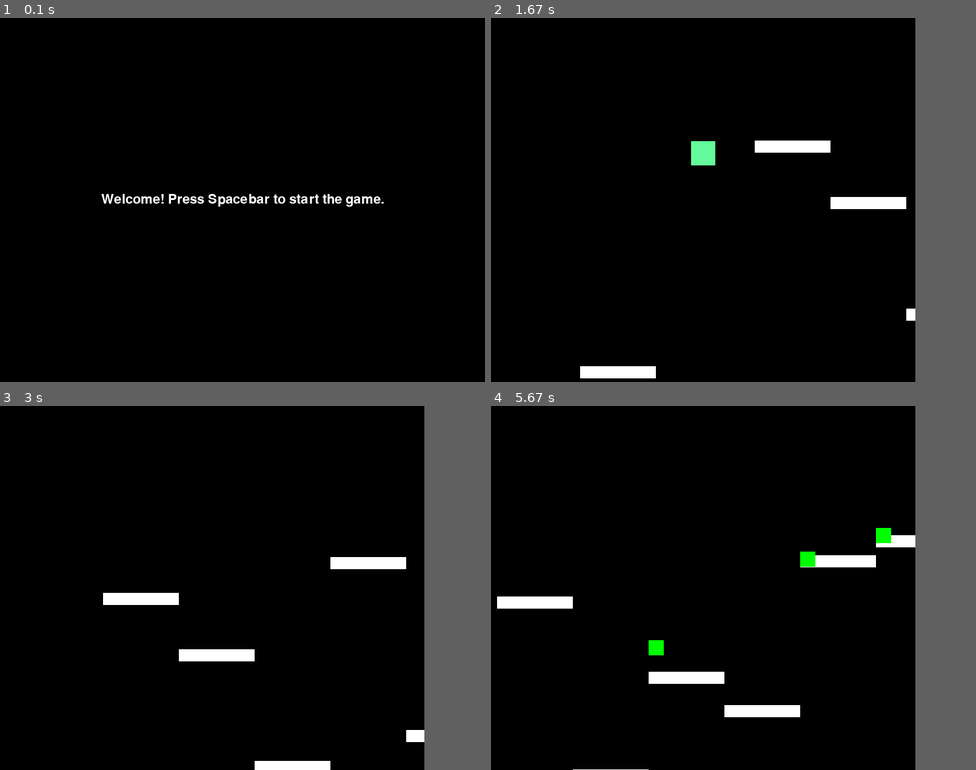
Above: before the commit, frames 1-4 (two rows, left to right).
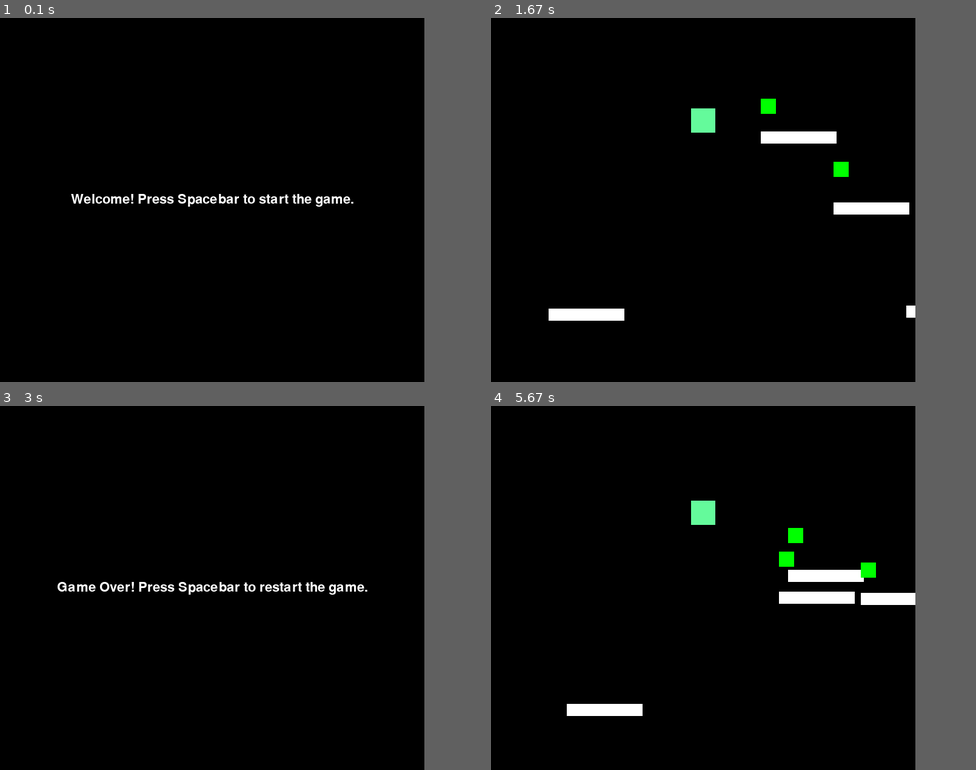
Above: after the commit, the same moments.

Repository: gavinraym/alphaPygame
Game: pygame game, started from platformer/main.py
Same seed, same stepped clock (60 frames per second), same inputs: the game is played once before the commit and once after it.
Inputs:
- Up to frame 1 (0.1 s): no input
- Up to frame 2 (1.67 s): tap Space at 0.33, 0.73, 1.03 s
- Up to frame 3 (3 s): tap Space at 2.97 s
- Up to frame 4 (5.67 s): tap Space at 3.27, 4.47, 4.87, 5.17 s
In our replay, in frame 1 the window is 800x600 before the commit and 700x600 after it. These sizes can differ from the game's own. Grey fills any space a smaller window leaves; there, only what the larger window draws over its background counts as a difference.

The runs differ from the first frame. In frame 1, 1.0% of the frame differs, in the area x 14-80%, y 48-52%; in frame 2, 3.3%; in frame 3, 2.9%; in frame 4, 5.2%, in the area x 1-88%, y 26-100%.

Commit message:
Integrated code from 5/30

Diff:
--- a/platformer/game_loop.py
+++ b/platformer/game_loop.py
@@ -0,0 +1,70 @@
+import pygame
+from platforms import Platform
+from player import Player
+from green_square import GreenSquare
+import sprites
+from settings import *
+import random
+
+class GameLoop():
+    def __init__(self):
+        self.player = Player()
+        self.frame_count = PLATFORM_FREQUENCY
+
+    def start(self):
+        # Erase all current sprites
+        sprites.platforms.empty()
+        sprites.platforms.add(Platform(WINDOW_WIDTH // 2, WINDOW_HEIGHT - 150))
+        sprites.player.empty()
+        self.player = Player()
+        sprites.player.add(self.player)
+        sprites.green_squares.empty()
+        self.create_platforms()
+        CHANGE_STATE("running")
+
+    def create_platforms(self):
+        random_height = random.randint(50, WINDOW_HEIGHT - PLATFORM_HEIGHT - 150)
+        x = WINDOW_WIDTH # Starting x-coordinate for the first platform
+        y = WINDOW_HEIGHT - PLATFORM_HEIGHT - random_height  # y-coordinate for all platforms
+
+        platform = Platform(x, y)
+        sprites.platforms.add(platform)
+
+    # Randomly create green squares
+        if random.random() < 0.8:  # Adjust the probability as needed
+            green_square = GreenSquare(x, y - SQUARE_SIZE)
+            sprites.green_squares.add(green_square)
+
+    def update(self, window):
+        for event in pygame.event.get():
+            if event.type == pygame.QUIT:
+                result = False
+            elif event.type == pygame.KEYDOWN:
+                if event.key == pygame.K_SPACE:
+                    self.player.jump()
+
+
+        # Auto-scroll the platforms and green squares
+        for platform in sprites.platforms.sprites():
+            platform.rect.move_ip(-5, 0)
+        for green_square in sprites.green_squares.sprites():
+            green_square.rect.move_ip(-5, 0)
+
+        # Indevidual platform update
+        for platform in sprites.platforms:
+            platform.update()
+
+        # Create new platforms
+        self.frame_count -= 1
+        if self.frame_count == 0:
+            self.create_platforms()
+            self.frame_count = PLATFORM_FREQUENCY
+
+        # Update
+        self.player.update()
+
+        # Draw
+        window.fill((0, 0, 0))
+        sprites.player.draw(window)
+        sprites.platforms.draw(window)
+        sprites.green_squares.draw(window)
--- a/platformer/game_over.py
+++ b/platformer/game_over.py
@@ -1,41 +1,28 @@
 import pygame
 import sys
+from settings import *
 
 class EndScreen:
-    def __init__(self, width, height):
-        self.width = width
-        self.height = height
-        self.screen = pygame.display.set_mode((width, height))
-        self.font = pygame.font.Font(None, 36)
-        self.text = "Game Over"
-        self.text_rect = None
-        self.button = pygame.Rect(width // 2 - 50, height // 2 + 50, 100, 50)
-        self.button_text = "Play Again"
-        self.button_text_rect = None
+    def __init__(self):
+        self.text = FONT.render(FAREWELL, True, (255, 255, 255))
 
-    def draw(self):
-        self.screen.fill((0, 0, 0))  # Black background
-
-        # Draw the game over text
-        self.text_rect = self.font.render(self.text, True, (255, 255, 255)).get_rect(center=(self.width // 2, self.height // 2 - 50))
-        self.screen.blit(self.font.render(self.text, True, (255, 255, 255)), self.text_rect)
-
-        # Draw the play again button
-        pygame.draw.rect(self.screen, (0, 255, 0), self.button)
-        self.button_text_rect = self.font.render(self.button_text, True, (0, 0, 0)).get_rect(center=self.button.center)
-        self.screen.blit(self.font.render(self.button_text, True, (0, 0, 0)), self.button_text_rect)
-
-        pygame.display.flip()
+    def draw(self, window):
+        window.fill((0, 0, 0))  # Black background
+        text_width, text_height = FONT.size(FAREWELL)
+        x = (window.get_width() // 2) - (text_width // 2)
+        y = (window.get_height() // 2) - (text_height // 2)
+        window.blit(self.text, (x, y))
 
     def handle_events(self):
         for event in pygame.event.get():
             if event.type == pygame.QUIT:
-                pygame.quit()
-                sys.exit()
-            elif event.type == pygame.MOUSEBUTTONDOWN and event.button == 1:
-                mouse_pos = pygame.mouse.get_pos()
-                if self.button.collidepoint(mouse_pos):
-                    # Play again button clicked
-                    return True
+                CHANGE_STATE(False)
+            elif event.type == pygame.KEYDOWN:
+                if event.key == pygame.K_SPACE:
+                    CHANGE_STATE("restart")
 
         return False
+
+    def update(self, window):
+        self.draw(window)
+        self.handle_events()
--- /dev/null
+++ b/platformer/green_square.py
@@ -0,0 +1,22 @@
+import pygame
+from settings import *
+import sprites
+
+  # GreenSquare class
+class GreenSquare(pygame.sprite.Sprite):
+    def __init__(self, x, y):
+        super().__init__()
+        self.image = pygame.Surface((SQUARE_SIZE, SQUARE_SIZE))
+        self.image.fill("green")
+        self.rect = self.image.get_rect()
+        self.rect.x = x
+        self.rect.y = y
+
+    # def update(self):
+        # self.rect.move_ip(-5, 0)  # Auto-scroll the green squares
+
+        # Check collision with player
+        # if pygame.sprite.spritecollide(self, sprites.player, False):
+        #     ADD_POINTS(1)
+        #     self.kill()
+        #     print("Points:", POINTS)
--- a/platformer/main.py
+++ b/platformer/main.py
@@ -1,80 +1,53 @@
-from settings import *
+# Initialize Pygame
 import pygame
 import sys
-import player
-import platforms
-import sprites
-from main_menu import MainMenu
-from game_over import EndScreen
+pygame.init()
+pygame.font.init()
 
-# Initialize Pygame
-pygame.init()
-
-pygame.init()
-screen = pygame.display.set_mode((800, 600))
-font = pygame.font.Font(None, 32)
-
-main_menu = MainMenu(screen, font)
-main_menu.run()
-end_screen = EndScreen(WINDOW_WIDTH , WINDOW_HEIGHT)
-
-# Define states, Menu, Start, Game, GameOver
-current_state = "Start"
-# Create the game window
+# Initializing window
+from settings import *
 window = pygame.display.set_mode((WINDOW_WIDTH, WINDOW_HEIGHT))
 pygame.display.set_caption("Auto-Scroller Platformer")
 clock = pygame.time.Clock()
 
-def game_over():
-    pygame.quit()
-    sys.exit()
+# Initialize modules
+from main_menu import MainMenu
+from game_loop import GameLoop
+from game_over import EndScreen
+main_menu = MainMenu()
+game_loop = GameLoop()
+end_screen = EndScreen()
 
-player.start()
-platforms.start()
+state = True
+# Run main loop
+while state:
+    state = GET_STATE()
+    if state == "main_menu":
+        # Show main menu
+        main_menu.update(window)
 
+    elif state == "start":
+        # Start a new game
+        game_loop.start()
 
+    elif state == "running":
+        # Run the game
+        game_loop.update(window)
 
+    elif state == "game_over":
+        # Show game over screen
+        end_screen.update(window)
 
+    elif state == "restart":
+        # Reset game-specific variables here, like score, etc.
+        RESET_POINTS()
+        # Change the state
+        CHANGE_STATE("start")
 
-# Game loop
-running = True
+    # Refresh the display
+    pygame.display.flip()
+    clock.tick(FPS)
 
-while running:
-    # Event handling
-    for event in pygame.event.get():
-        if event.type == pygame.QUIT:
-            running = False
-        elif event.type == pygame.KEYDOWN:
-            if event.key == pygame.K_SPACE:
-                player.jump()
-
-
-    if GAME_OVER:
-        # Game over state
-        end_screen.draw()
-        play_again = end_screen.handle_events()
-        if play_again:
-            # Reset the game state and variables
-            CHANGE_STATE("GAME_OVER", False)
-            # ... Reset game-specific variables here ...
-
-    else:
-
-        # Update
-        player.update()
-        platforms.update()
-
-        # Draw
-        window.fill((0, 0, 0))
-        sprites.player.draw(window)
-        sprites.platforms.draw(window)
-
-        pygame.display.flip()
-        clock.tick(40)
-
-
-
-
-
-
+# To quit the game, set STATE to False i.e. SET_STATE(False)
 pygame.quit()
+sys.exit()
--- a/platformer/main_menu.py
+++ b/platformer/main_menu.py
@@ -1,35 +1,29 @@
 import pygame
 import sys
+from settings import *
 
 class MainMenu:
-    def __init__(self, screen, font):
-        self.screen = screen
-        self.font = font
-        self.welcome_msg = "Welcome! Press Spacebar to start the game."
-        self.running = True
+    def __init__(self):
+        self.welcome_msg = FONT.render(
+            WELCOME,
+            True,
+            (255, 255, 255))
 
-    def draw_text(self, text, x, y):
-        surface = self.font.render(text, True, (255, 255, 255))
-        self.screen.blit(surface, (x, y))
+    def draw_text(self, window):
+        window.fill((0, 0, 0))  # Black background
+        text_width, text_height = FONT.size(WELCOME)
+        x = (window.get_width() // 2) - (text_width // 2)
+        y = (window.get_height() // 2) - (text_height // 2)
+        window.blit(self.welcome_msg, (x, y))
 
     def handle_events(self):
         for event in pygame.event.get():
             if event.type == pygame.QUIT:
-                self.running = False
-                sys.exit()
+                CHANGE_STATE(False)
             elif event.type == pygame.KEYDOWN:
                 if event.key == pygame.K_SPACE:
-                    self.running = False
+                    CHANGE_STATE("start")
 
-    def run(self):
-        while self.running:
-            self.screen.fill((0, 0, 0))
-
-            text_width, text_height = self.font.size(self.welcome_msg)
-            x = (self.screen.get_width() // 2) - (text_width // 2)
-            y = (self.screen.get_height() // 2) - (text_height // 2)
-            self.draw_text(self.welcome_msg, x, y)
-
-            self.handle_events()
-
-            pygame.display.flip()
+    def update(self, window):
+        self.draw_text(window)
+        self.handle_events()
--- a/platformer/platforms.py
+++ b/platformer/platforms.py
@@ -5,13 +5,12 @@
 import random
 
 
-platforms = []
-frame_count = 0
 
 # Platform class
 class Platform(pygame.sprite.Sprite):
     def __init__(self, x, y):
         super().__init__()
+        self.movement_indicator = 0
         self.image = pygame.Surface((PLATFORM_WIDTH, PLATFORM_HEIGHT))
         self.image.fill(WHITE)
         self.rect = self.image.get_rect()
@@ -21,64 +20,11 @@
 
     def update(self):
         # self.rect.move_ip(-5, 0)  # Auto-scroll the platforms
-        global frame_count  # Declare frame_count as a global variable
-        angle = math.radians(frame_count)  # Convert frame count to radians
+        self.movement_indicator += PLATFORM_SPEED
+        angle = math.radians(self.movement_indicator)  # Convert frame count to radians
         x = self.rect.centerx  # Calculate x-coordinate
         y = self.radius * math.sin(angle) + self.rect.centery  # Calculate y-coordinate
         self.rect.center = (x, y)  # Update the sprite's position
         # Remove platforms that go off-screen
         if self.rect.right <= 0:
             self.kill()
-
-    # GreenSquare class
-class GreenSquare(pygame.sprite.Sprite):
-    def __init__(self, x, y):
-        super().__init__()
-        self.image = pygame.Surface((SQUARE_SIZE, SQUARE_SIZE))
-        self.image.fill("green")
-        self.rect = self.image.get_rect()
-        self.rect.x = x
-        self.rect.y = y
-
-    def update(self):
-        # self.rect.move_ip(-5, 0)  # Auto-scroll the green squares
-
-        # Check collision with player
-        if pygame.sprite.spritecollide(self, sprites.player, False):
-            ADD_POINTS(1)
-            self.kill()
-            print("Points:", POINTS)
-
-
-
-def start():
-    starting_platform = Platform(WINDOW_WIDTH // 2 + PLATFORM_WIDTH // 2, WINDOW_HEIGHT - PLATFORM_HEIGHT -50)
-    sprites.platforms.add(starting_platform)
-    create_platforms()
-
-def create_platforms():
-    random_height = random.randint(50, WINDOW_HEIGHT - PLATFORM_HEIGHT - 150)
-    x = WINDOW_WIDTH # Starting x-coordinate for the first platform
-    y = WINDOW_HEIGHT - PLATFORM_HEIGHT - random_height  # y-coordinate for all platforms
-
-    platform = Platform(x, y)
-    platforms.append(platform)
-    sprites.platforms.add(platform)
- # Randomly create green squares
-    if random.random() < 0.4:  # Adjust the probability as needed
-        green_square = GreenSquare(x, y - SQUARE_SIZE)
-        sprites.platforms.add(green_square)
-
-def update():
-    global frame_count  # Declare frame_count as a global variable
-    frame_count += 1
-    # Auto-scroll the platforms
-    for platform in sprites.platforms.sprites():
-        platform.rect.move_ip(-5, 0)
-
-    # Indevidual platform update
-    for platform in sprites.platforms:
-        platform.update()
-
-    if frame_count % 25 == 0:
-        create_platforms()
--- a/platformer/player.py
+++ b/platformer/player.py
@@ -29,9 +29,8 @@
 
         # Check collision with ground
         if self.rect.bottom >= WINDOW_HEIGHT + 250:
-            print("Game over detected:", GAME_OVER)
-            CHANGE_STATE("GAME_OVER", True)
-            print("Game over set:", GAME_OVER)
+            CHANGE_STATE('game_over')
+
 
     def jump(self):
         tolerance = 15
@@ -41,16 +40,3 @@
 
         if platforms_collided:
             self.velocity.y = -PLAYER_JUMP_HEIGHT
-
-def start():
-  global player_one
-  player_one = Player()
-  sprites.player.add(player_one)
-
-def update():
-  global player_one
-  player_one.update()
-
-def jump():
-  global player_one
-  player_one.jump()
--- a/platformer/settings.py
+++ b/platformer/settings.py
@@ -1,5 +1,7 @@
+import pygame
+
 # Constants
-FPS = 60
+FPS = 40
 
 # Game window dimensions
 WINDOW_WIDTH = 700
@@ -8,10 +10,15 @@
 # Platform dimensions
 PLATFORM_WIDTH = 125
 PLATFORM_HEIGHT = 20
+PLATFORM_FREQUENCY = 24
+PLATFORM_SPEED = 5
 
 # Colors
 WHITE = (255, 255, 255)
 BLUE = (100, 250, 155)
+GREEN =(0,255,0)
+
+FONT = pygame.font.Font(None, 32)
 
 # Player dimensions and attributes
 PLAYER_WIDTH = 40
@@ -20,17 +27,28 @@
 PLAYER_GRAVITY = 1
 
 POINTS=0
-# Game states
-GAME_OVER = False
+STATE="main_menu"
 
 #Square settings
 SQUARE_SIZE = 25
 SQUARE_SIZE = 25
 
-def CHANGE_STATE(state, value):
-    if state == "GAME_OVER":
-        GAME_OVER = value
+# Text settings
+WELCOME = "Welcome! Press Spacebar to start the game."
+FAREWELL = "Game Over! Press Spacebar to restart the game."
+
+def CHANGE_STATE(value):
+    print("changing state to: ", value)
+    global STATE
+    STATE = value
+
+def GET_STATE():
+    return STATE
 
 def ADD_POINTS(value):
+    global POINTS
     POINTS += value
-#
+
+def RESET_POINTS():
+    global POINTS
+    POINTS = 0
